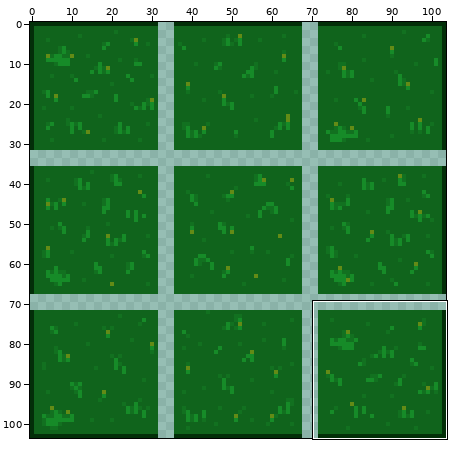
One commit to this sprite sheet: project/celestia/assets/celestia/textures/terrain/grass_cover.png. Above, an overview of the earlier version with the close-up marked.
Close-up. Before:
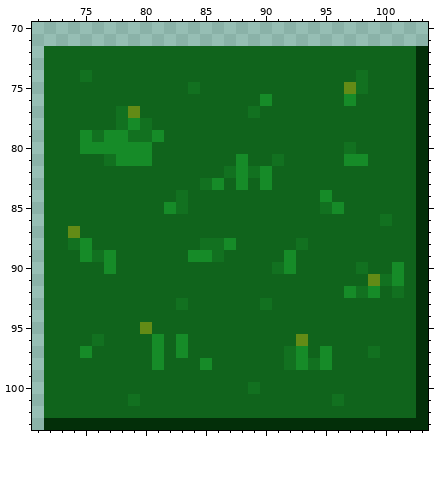
The file is 104x104 pixels. Shown: x 71..103, y 70..103. The commit also changed other parts of the picture, which this record leaves out.
New version:
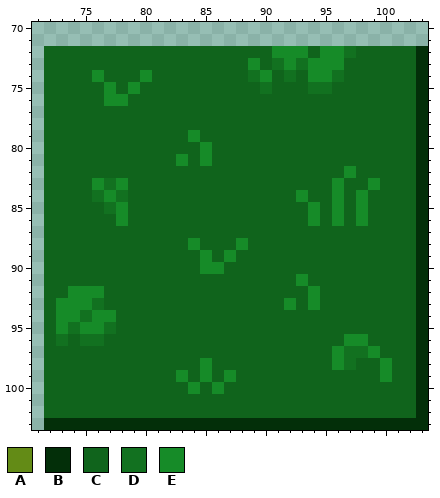
Palette (. is transparent): A #638b16  B #032f09  C #10641c  D #127120  E #168b28
Edits made:
Changed rows in their new state; - is an unchanged pixel.
first column x 73:
 72 ------------------EEE-EED----
 73 ----------------E-DEDEEE-----
 74 --CE---E--------DE-D-EED-C---
 75 ----E-E----C-----D---DD-CC---
 76 ----EE-----------C------C----
 77 -----CC---------C------------
 78 -----CCC---------------------
 79 --CCCCCCC--E-----------------
 80 --CCCCCC----E-----------C----
 81 ----CCCC--E-E--C--C-----CC---
 82 --------------CCCC------E----
 83 ---EDE------CC-C-C-----E--E--
 84 ---DED----C---------E-CE-E---
 85 ----DE---CC----------EC--E---
 86 -----E---------------E-E-E-C-
 87 -C---------------------------
 88 -CC--------ECCCE----C--------
 89 --CCC------C-CE----C---------
 90 ----C-------EE----CC-----C--C
 91 --------------------E-----CCC
 92 -EEE-----------------E--CCC-C
 93 EEED------C------C-E-E-------
 94 EEDEE------------------------
 95 EDEED--C---------------------
 96 D-D-----C-C---------C---EE---
 97 --C-----C-C--------CC-CEDDE--
 98 --------C----------CCCCED--E-
 99 ----------E-E-E------------E-
100 -----------E-E--C------------
101 ------C----------------C-----
